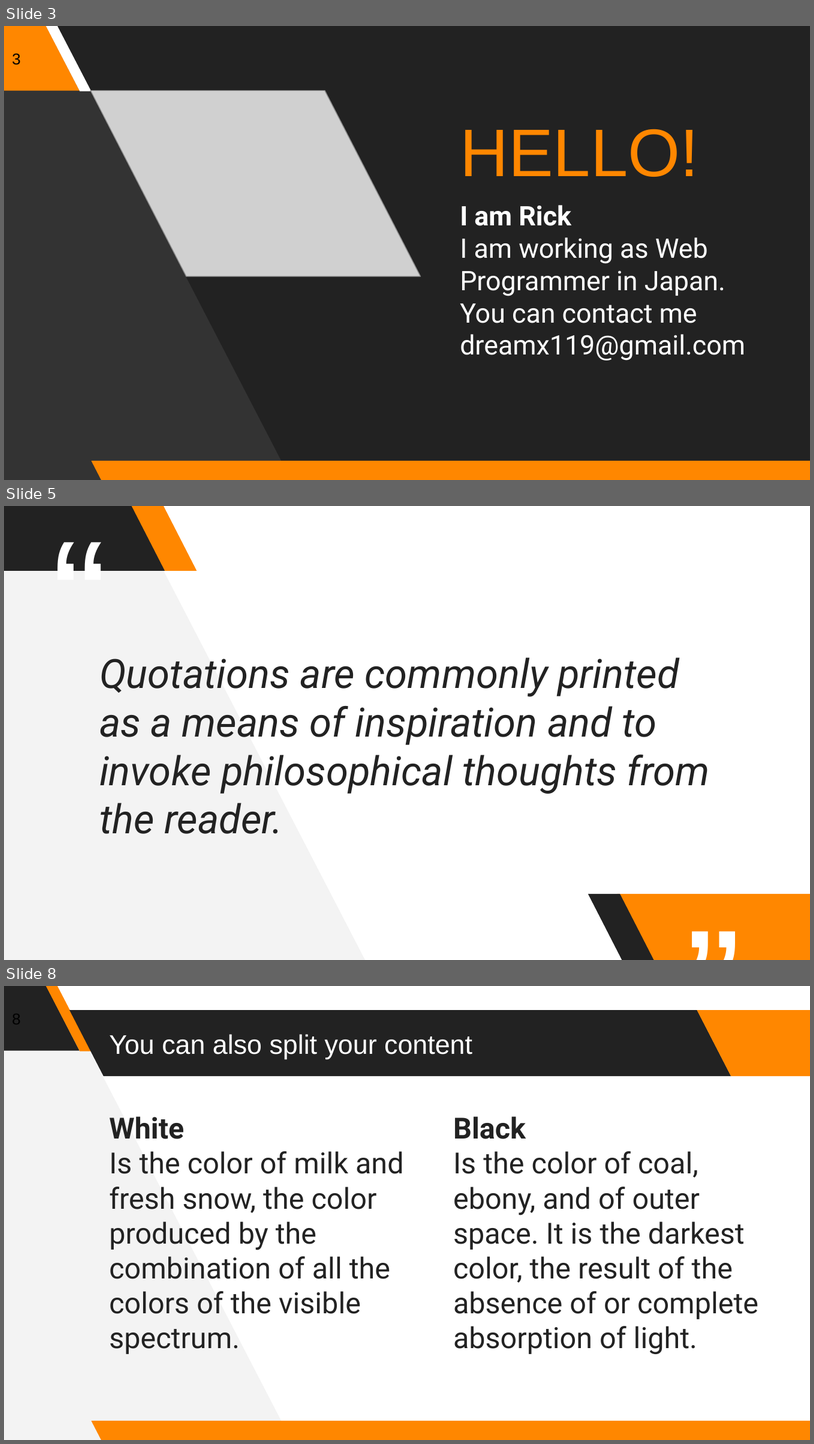
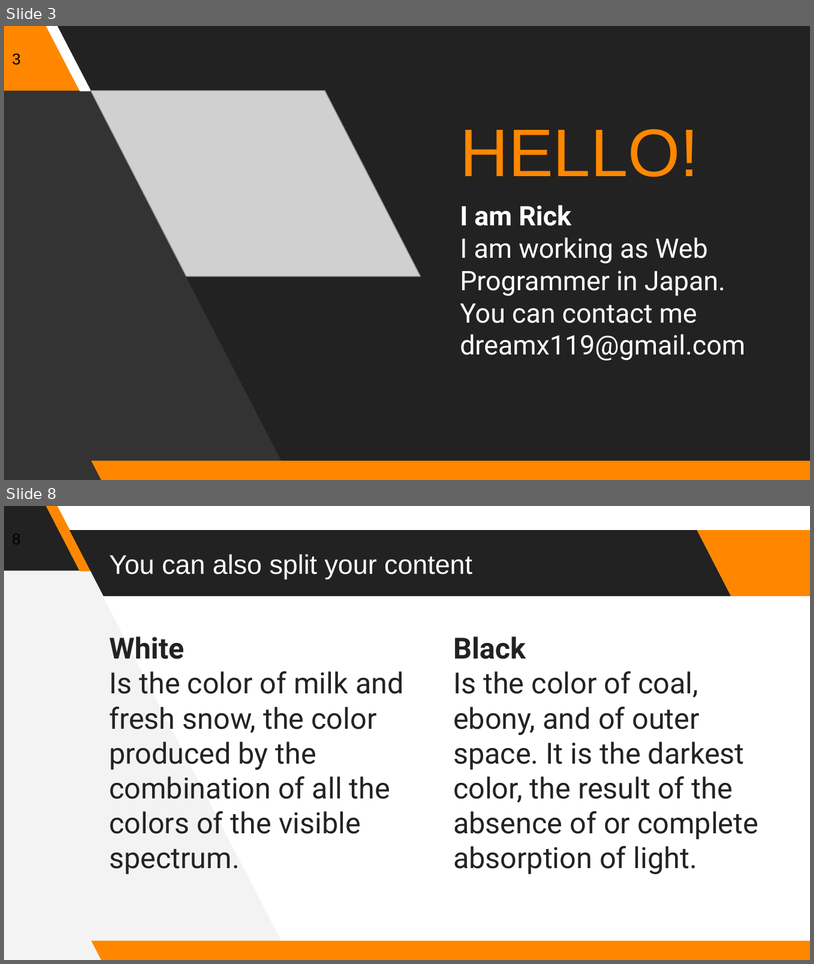
Before and after one commit to Rick00Kim/Kururu_Documents, a slide deck: Waxing_Ver_02_Documents/01_Index/Waxing_Ver_02_Index.pptx. Shown one above the other, each under a label of ours: slides 3, 5 and 8 before the commit, slides 3 and 8 after it; the slides between them are not shown. The pictures are 814x1444 and 814x964 pixels, drawn with LibreOffice and Linux fonts; fonts in the diff are those of the drawing; grey boxes stand for pictures. Boxes give left, top, right and bottom in pixels: in the first picture for what was removed or moved away, otherwise in the second. Text is boxed around its words. In the diff, an @@ line names an element or a change of style, - is before the commit and + after.

```diff
--- a/Waxing_Ver_02_Documents/01_Index/Waxing_Ver_02_Index.pptx
+++ b/Waxing_Ver_02_Documents/01_Index/Waxing_Ver_02_Index.pptx
@@ slide 5 removed at (4, 506, 810, 960), background #FFFFFF @@
@@ freeform shape removed at (4, 506, 365, 960) @@
@@ parallelogram removed at (4, 506, 165, 571) @@
@@ text removed at (4, 506, 166, 539) @@
-“
@@ parallelogram removed at (131, 506, 198, 571) @@
@@ text removed at (99, 657, 710, 834) @@
-Quotations are commonly printed as a means of inspiration and to invoke philosophical thoughts from the reader.
@@ text removed at (618, 870, 810, 928) @@
-”
@@ parallelogram removed at (588, 894, 655, 960) @@
@@ parallelogram removed at (618, 894, 810, 960) @@
```
Also in this commit, not shown: 3 slides added, 2 other slides removed, 22 other files.
